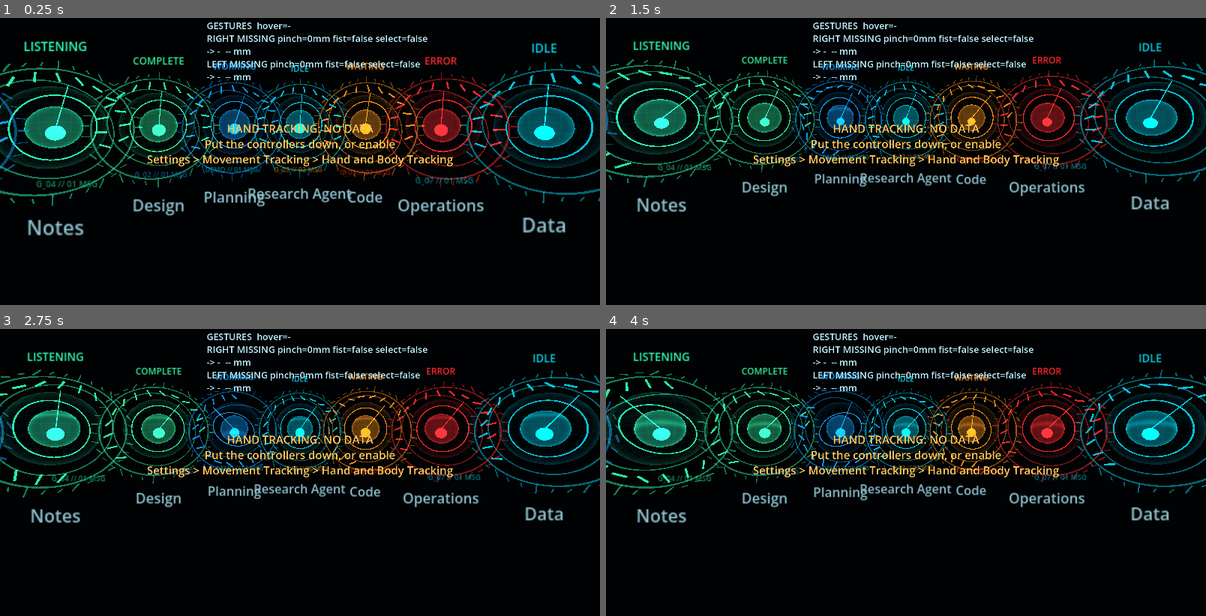
Above: before the commit, frames 1-4 (two rows, left to right).
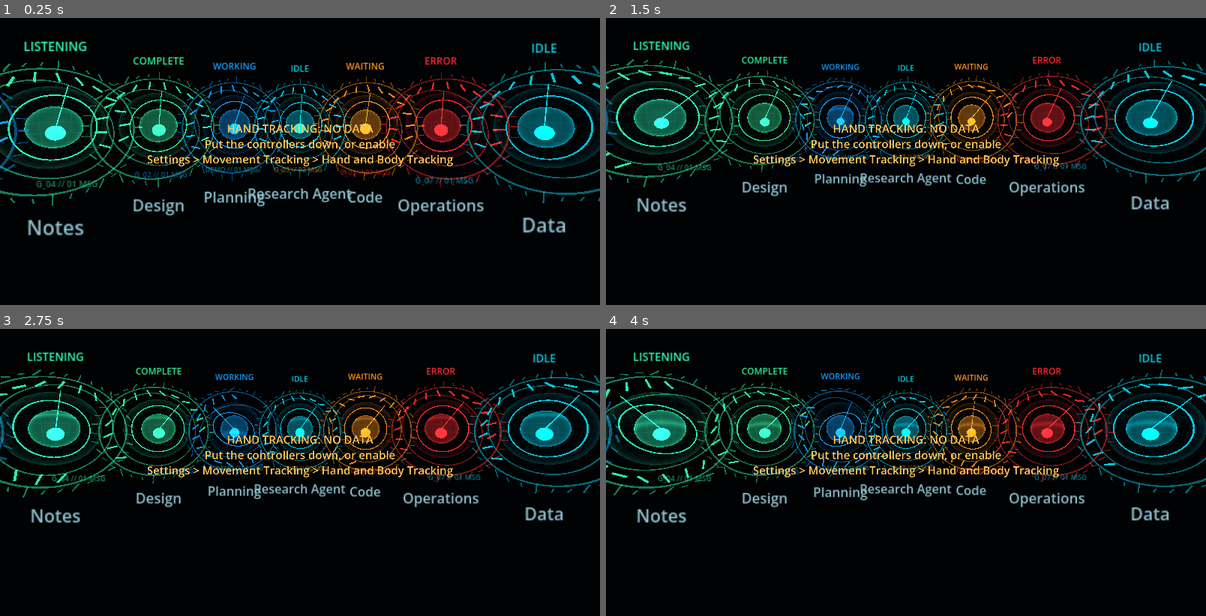
Above: after the commit, the same moments.

Repository: boarrr/JarvisXR
Game: Godot game, scene res://scenes/app/main.tscn
Same seed, same stepped clock (60 frames per second), same inputs: the game is played once before the commit and once after it.
Inputs:
- Up to frame 1 (0.25 s): no input
- Up to frame 2 (1.5 s): tap Enter at 0.5, 0.6 s; tap Keypad Enter at 1.35 s
- Up to frame 3 (2.75 s): tap Backspace at 2.1 s
- Up to frame 4 (4 s): tap H at 2.85 s; tap I at 3.6 s

The runs differ from the first frame. In frame 1, 1.1% of the frame differs, in the area x 29-72%, y 1-42%; in frame 2, 1.1%; in frame 3, 1.1%; in frame 4, 1.1%, in the area x 20-72%, y 1-46%.

Commit message:
chore(hud): disable the floating gesture debug HUD (hover/pinch/touch-mm text)

Diff:
--- a/client-godot/project.godot
+++ b/client-godot/project.godot
@@ -11,7 +11,7 @@
 [application]
 
 config/name="Spatial Agent XR"
-config/version="1.0.64"
+config/version="1.0.65"
 run/main_scene="res://scenes/app/main.tscn"
 config/features=PackedStringArray("4.7", "Mobile")
 config/icon="res://icon.svg"
@@ -50,7 +50,7 @@
 allow_unsafe_tls=true
 perf_probe=true
 gesture_telemetry=false
-gesture_hud=true
+gesture_hud=false
 xr_refresh_rate=72.0
 speech_enabled=false
 whisper_cli_path="whisper-cli"
Not shown, changed: client-godot/export_presets.cfg
